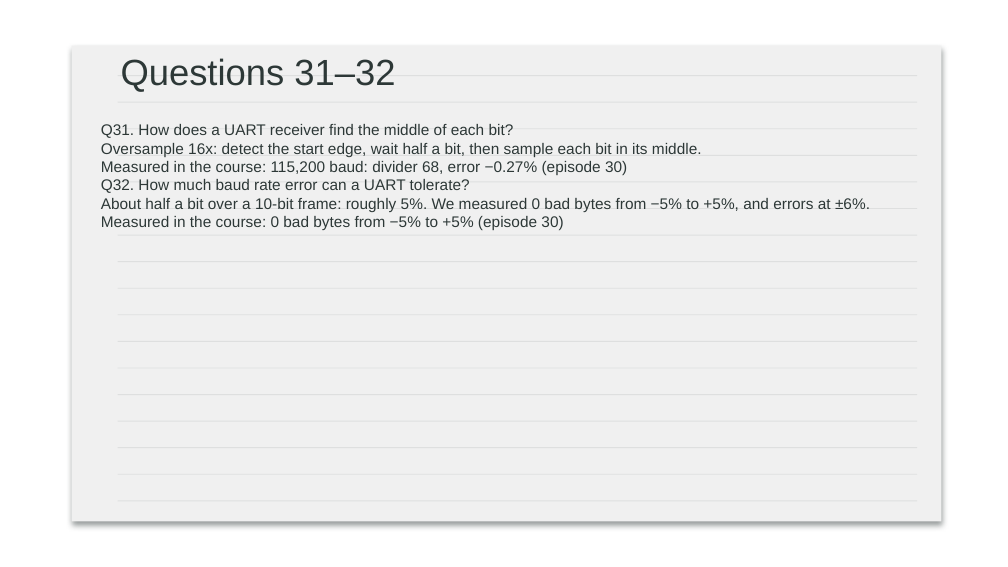
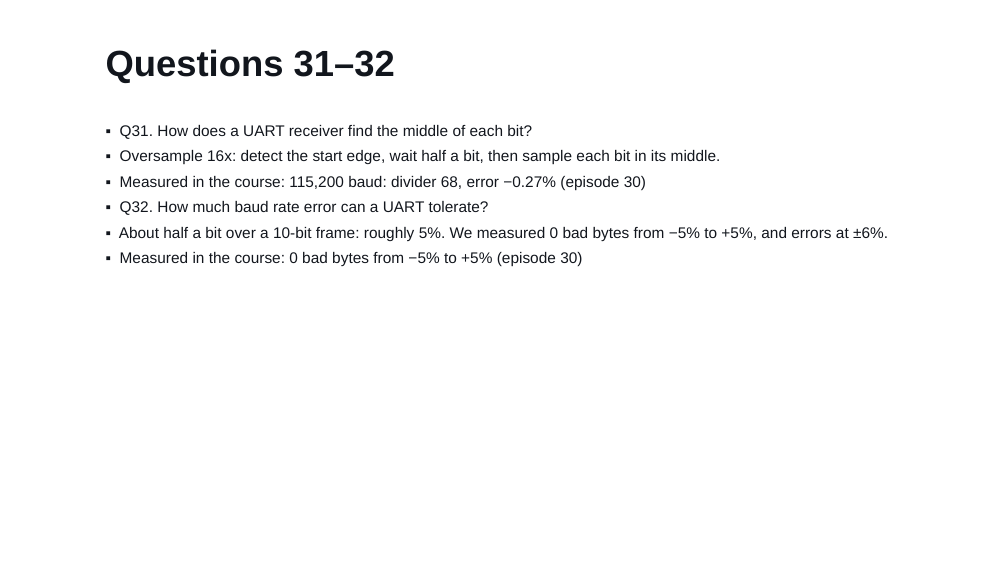
Before and after one commit to Silicon-Simplified/FPGA-Course, a slide deck: slide 22 of slides/ep43_interview_slides.pptx. Drawn at 1008x567 pixels with LibreOffice and Linux fonts; fonts in the diff are those of the drawing; background and template pictures are left out. Boxes give left, top, right and bottom in pixels: in the first picture for what was removed or moved away, otherwise in the second. Text is boxed around its words. In the diff, an @@ line names an element or a change of style, - is before the commit and + after.

```diff
--- a/slides/ep43_interview_slides.pptx
+++ b/slides/ep43_interview_slides.pptx
@@ text "Questions 31–32": place and size @@
-text "Questions 31–32" at (121,58,395,92)
+text "Questions 31–32" at (106,49,395,83)
@@ text "Questions 31–32" at (106,49,395,83): text colour #2D3837 to #12161D, bold on @@
@@ text at (119,125,888,266): text changed; text colour #2D3837 to #12161D @@
-Q31. How does a UART receiver find the middle of each bit?
-Oversample 16x: detect the start edge, wait half a bit, then sample each bit in its middle.
-Measured in the course: 115,200 baud: divider 68, error −0.27% (episode 30)
-Q32. How much baud rate error can a UART tolerate?
-About half a bit over a 10-bit frame: roughly 5%. We measured 0 bad bytes from −5% to +5%, and errors at ±6%.
-Measured in the course: 0 bad bytes from −5% to +5% (episode 30)
+▪ Q31. How does a UART receiver find the middle of each bit?
+▪ Oversample 16x: detect the start edge, wait half a bit, then sample each bit in its middle.
+▪ Measured in the course: 115,200 baud: divider 68, error −0.27% (episode 30)
+▪ Q32. How much baud rate error can a UART tolerate?
+▪ About half a bit over a 10-bit frame: roughly 5%. We measured 0 bad bytes from −5% to +5%, and errors at ±6%.
+▪ Measured in the course: 0 bad bytes from −5% to +5% (episode 30)
@@ group removed at (72,45,941,521): 17 rectangles, 1 rounded rectangle @@
```
Also in this commit, not shown: 31 other slides changed, 42 other files.
